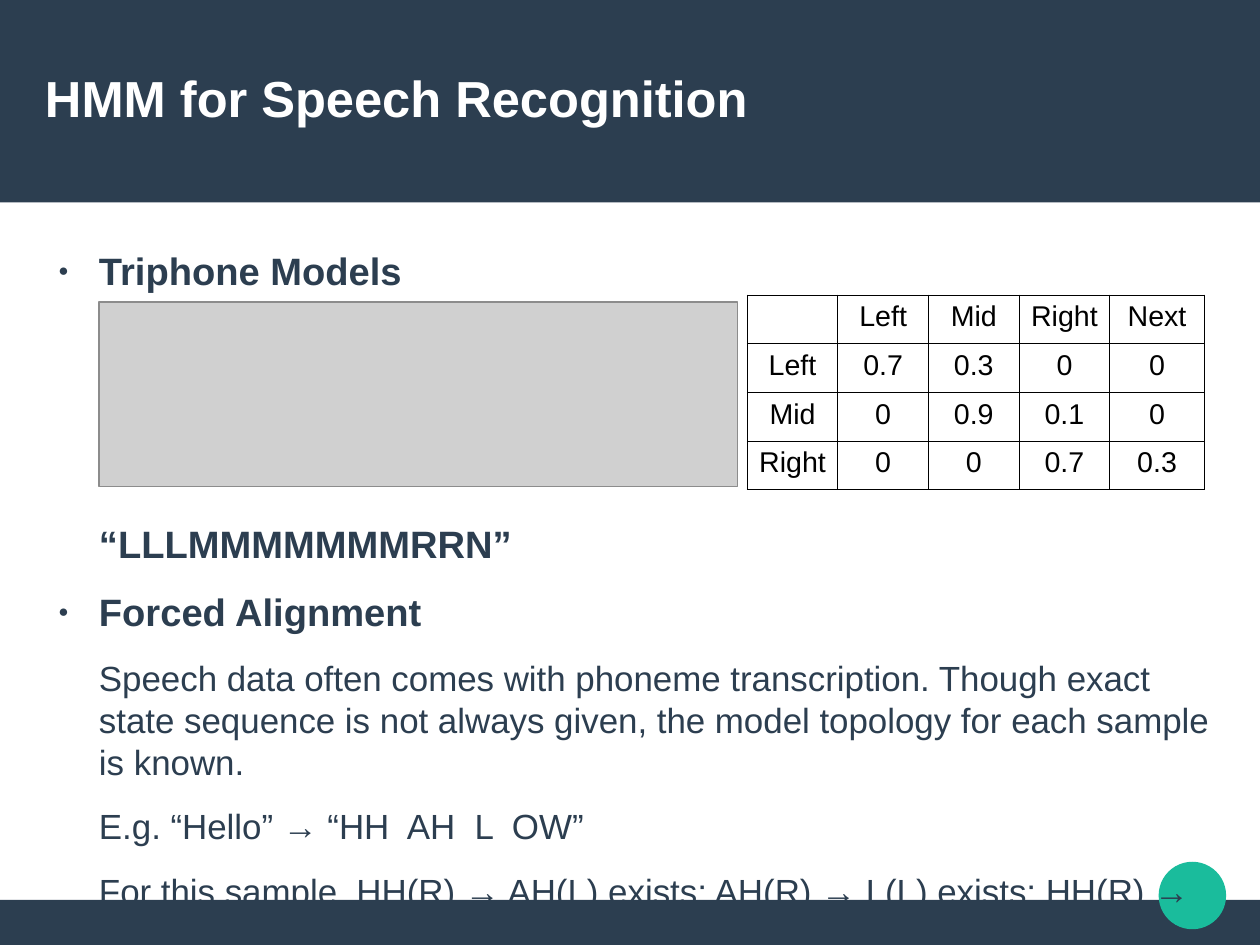
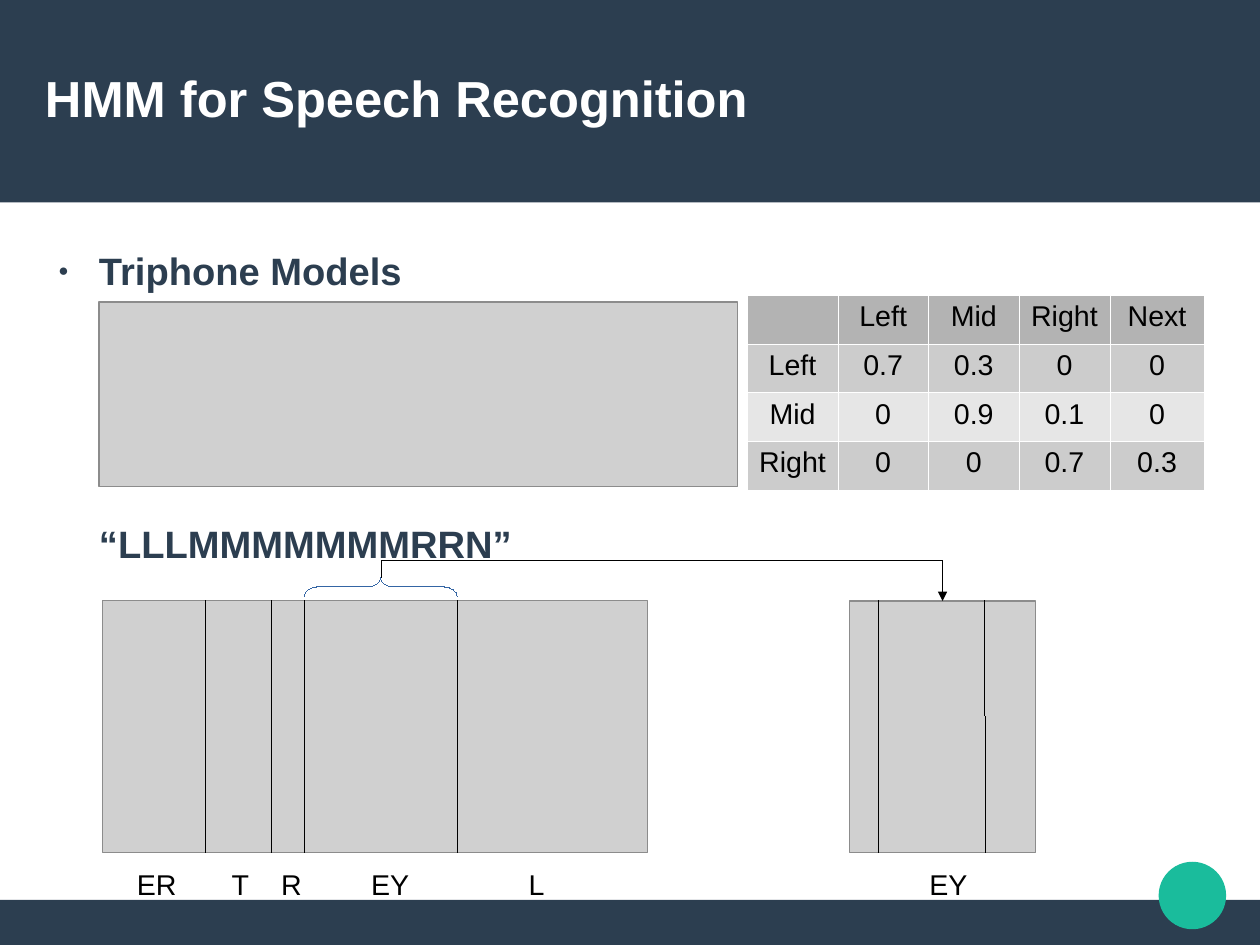
Before and after one commit to Sleepwalking/hmm-workshop, a slide deck: slide 14 of slides.odp. Drawn at 1260x945 pixels with LibreOffice and Linux fonts; fonts in the diff are those of the drawing; grey boxes stand for pictures. Boxes give left, top, right and bottom in pixels: in the first picture for what was removed or moved away, otherwise in the second. Text is boxed around its words. In the diff, an @@ line names an element or a change of style, - is before the commit and + after.

Commit message:
Make changes to MFCC and Forced alignment slides

```diff
--- a/slides.odp
+++ b/slides.odp
@@ table at (748, 295, 1204, 489) @@
@@ fill none to #B3B3B3 in 4 cells @@
@@ fill none to #CCCCCC in 10 cells @@
@@ fill none to #E6E6E6 in row 3 @@
@@ borders changed @@
@@ elbow arrow added from (381, 577) to (943, 601), #000000 0 pt @@
@@ text at (99, 598, 1208, 910): paragraphs removed @@
-● Forced Alignment
-Speech data often comes with phoneme transcription. Though exact state sequence is not always given, the model topology for each sample is known.
-E.g. “Hello” → “HH AH L OW”
-For this sample, HH(R) → AH(L) exists; AH(R) → L(L) exists; HH(R) → OW(L) doesn't exist.
@@ freeform shape added at (304, 577, 457, 596), outline #3465A4 0 pt @@
@@ picture added at (103, 601, 648, 853) @@
@@ line added from (206, 601) to (206, 853), #000000 0 pt @@
@@ line added from (272, 601) to (272, 853), #000000 0 pt @@
@@ line added from (304, 601) to (304, 853), #000000 0 pt @@
@@ line added from (457, 601) to (457, 853), #000000 0 pt @@
@@ picture added at (850, 601, 1036, 853) @@
@@ line added from (879, 601) to (879, 853), #000000 0 pt @@
@@ line added from (986, 601) to (986, 853), #000000 0 pt @@
@@ text added at (137, 875, 177, 901), 18 pt, text #000000 @@
+ER
@@ text added at (232, 875, 249, 901), 18 pt, text #000000 @@
+T
@@ text added at (281, 875, 302, 901), 18 pt, text #000000 @@
+R
@@ text added at (371, 875, 409, 901), 18 pt, text #000000 @@
+EY
@@ text added at (529, 875, 545, 901), 18 pt, text #000000 @@
+L
@@ text added at (929, 875, 967, 901), 18 pt, text #000000 @@
+EY
```
Also in this commit, not shown: 3 other slides changed.
